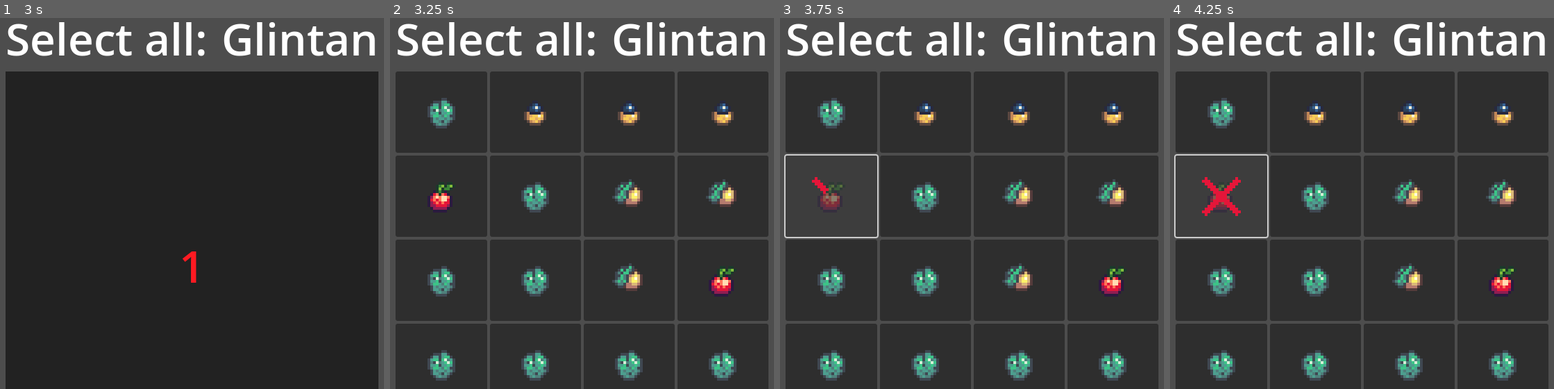
Above: before the commit, frames 1-4 (left to right).
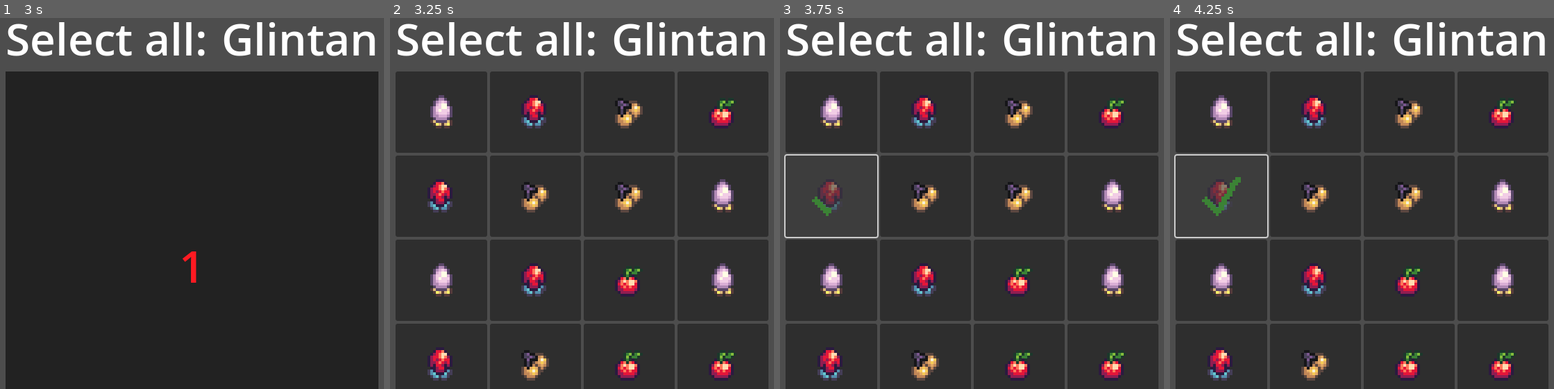
Above: after the commit, the same moments.

Repository: ArcaneEchoStudios/dtd
Game: Godot game, scene res://scenes/fleeting-frames/Scenes/fleeting_frames.tscn
Same seed, same stepped clock (60 frames per second), same inputs: the game is played once before the commit and once after it. This scene is started directly instead of the project's main scene. Sound files missing from this copy of the repository are replaced by a short silence.
Inputs (mouse positions are in pixels of both pictures, inside the frame that each line leads up to):
- Up to frame 1 (3 s): click (49, 110) at 0.5 s; click (145, 110) at 1.27 s; click (238, 110) at 2.02 s; click (334, 110) at 2.77 s
- Up to frame 2 (3.25 s): no input
- Up to frame 3 (3.75 s): click (829, 196) at 3.52 s
- Up to frame 4 (4.25 s): no input

Frame 1 is identical in both runs. In frame 2, 6.9% of the frame differs, in the area x 9-91%, y 20-98%; in frame 3, 6.9%; in frame 4, 7.1%, in the area x 8-91%, y 20-98%.

Commit message:
Fix a couple of bugs, remove print statements, not sure why sound files changed

Diff:
--- a/scenes/fleeting-frames/Scenes/fleeting_frames.gd
+++ b/scenes/fleeting-frames/Scenes/fleeting_frames.gd
@@ -28,7 +28,7 @@
 const ButtonScene: PackedScene = preload("res://scenes/fleeting-frames/Scenes/button.tscn")
 const main_theme: Theme = preload("res://scenes/fleeting-frames/Themes/Main.tres")
 
-var FRUITS: Array =  [
+const FRUITS: Array =  [
     "Zelqua",
     "Mirala",
     "Xynum",
@@ -67,7 +67,7 @@
 ]
 
 # fruits is FRUITS in a random order per-game
-var fruits: Array = Array(FRUITS)
+var fruits: Array = FRUITS.duplicate()
 var target_fruit: String
 
 # How far into the list of fruits do we delve for the current round?
@@ -88,10 +88,10 @@
 
 func _ready() -> void:
     for fruit in FRUITS:
-        print("Adding %s" % fruit)
         sfx_fruit_names[fruit] = get_node("SFX/%s" % fruit)
 
     randomize()
+
     fruits.shuffle()
 
     setup_round()
@@ -109,6 +109,8 @@
         round_timer_label.text = "%1.2f" % [round_timer]
 
         if round_timer < 0:
+            sfx_fail.play()
+
             setup_round()
     else:
         start_timer_running = true
@@ -119,9 +121,8 @@
         cover_panel.visible = true
 
 func _on_fruit_button_pressed(button: Button) -> void:
-    print(button.fruit_name)
-
     var success: bool = false
+
     if button.fruit_name == target_fruit:
         success = true
 
@@ -164,7 +165,7 @@
             # Calculate location on sprite sheet to select fruit from,
             # then pick the name of the fruit in a way that's "stable" per game.
             loc = Vector2i(randi() % 4, randi() % 4)
-            fruit = fruits[loc[0] * 4 | loc[1]]
+            fruit = FRUITS[loc[0] * 4 | loc[1]]
 
             # Now, if we picked a fruit that isn't in the current round, the while loop repeats.
             #
@@ -230,5 +231,4 @@
     setup_round()
 
 func _on_select_all_finished() -> void:
-    print("Trying %s" % target_fruit)
     sfx_fruit_names[target_fruit].play()
